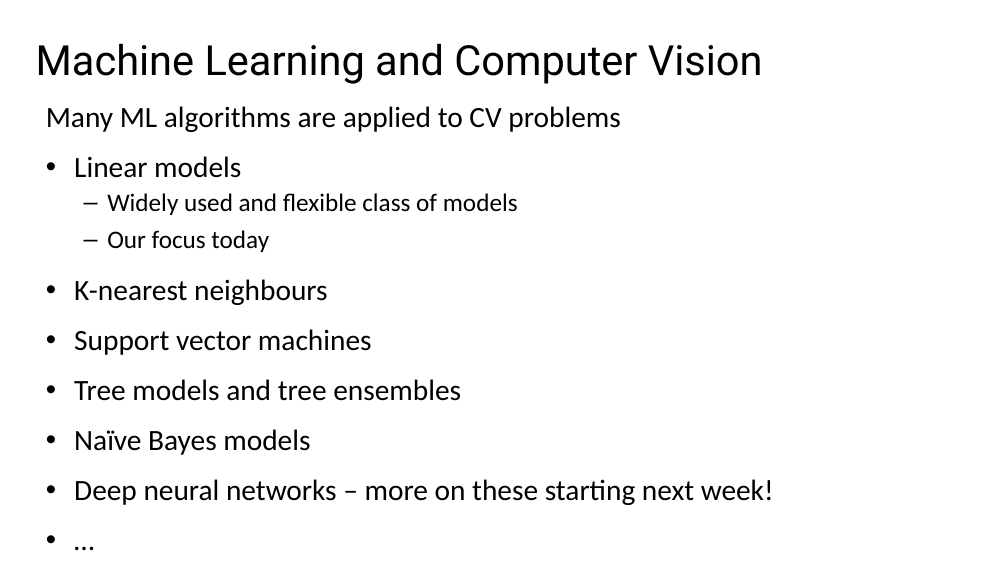
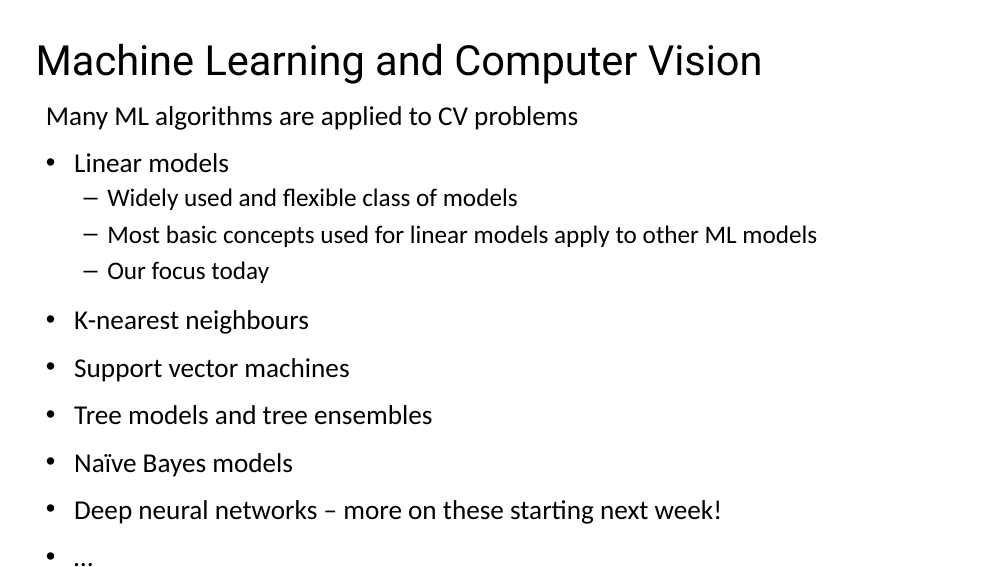
Before and after one commit to StephenElston/CSCI-E25, a slide deck: slide 4 of Slides/4_MachineLearningForCV.pptx (slide 3 before the commit). Drawn at 1008x567 pixels with LibreOffice and Linux fonts; fonts in the diff are those of the drawing. Boxes give left, top, right and bottom in pixels: in the first picture for what was removed or moved away, otherwise in the second. Text is boxed around its words. In the diff, an @@ line names an element or a change of style, - is before the commit and + after.

```diff
--- a/Slides/4_MachineLearningForCV.pptx
+++ b/Slides/4_MachineLearningForCV.pptx
@@ text at (46,106,722,524): size 28 to 25.9 pt in "Many ML algorithms are applied to CV ...", "Linear models", "K-nearest neighbours", "Support vector machines" and 4 more places; size 24 to 24.1 pt in "Widely used and flexible class of models", "Our focus today" @@
@@ text at (107,225,817,247): paragraph added @@
+  – Most basic concepts used for linear models apply to other ML models
```
Also in this commit, not shown: 2 other slides changed, 1 slide added.
